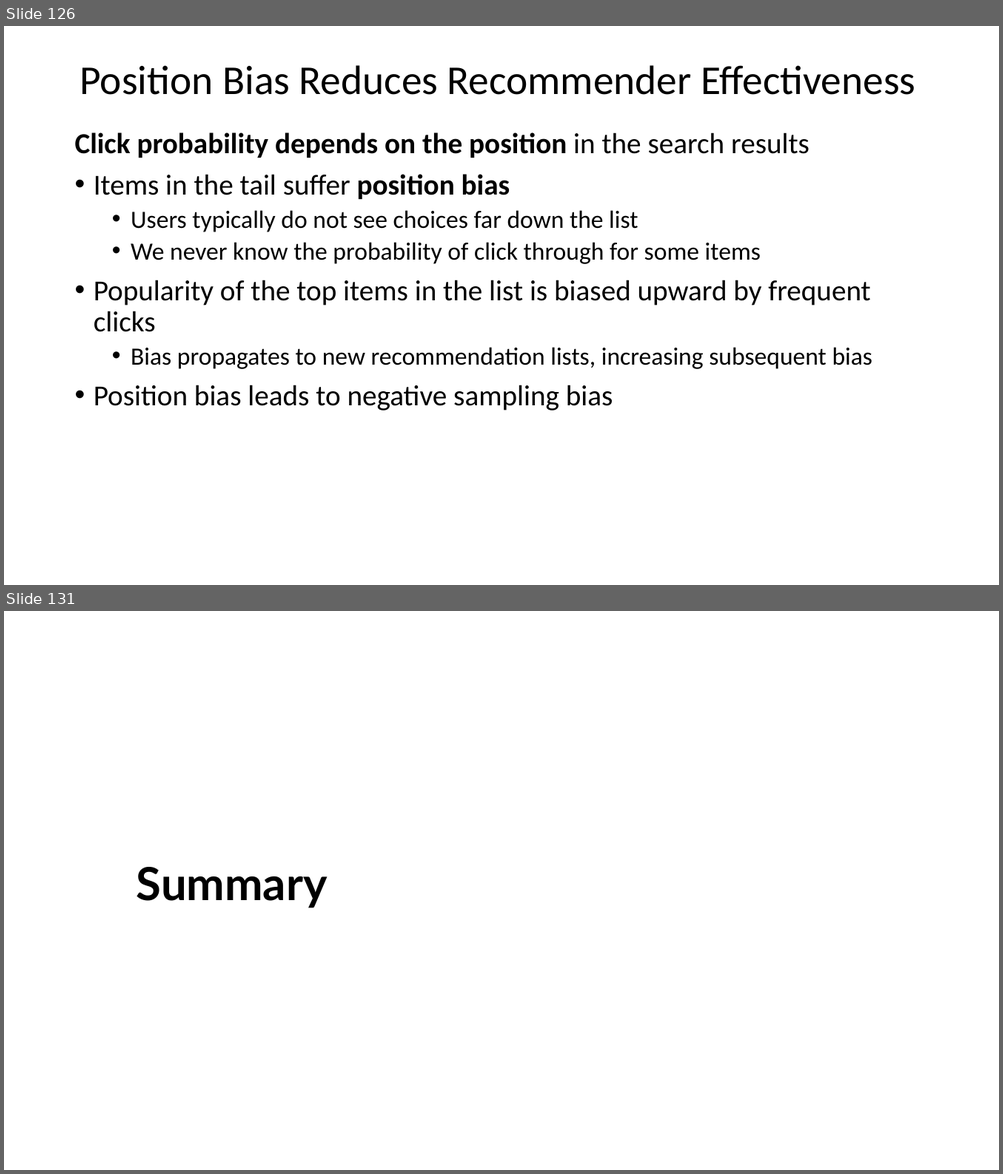
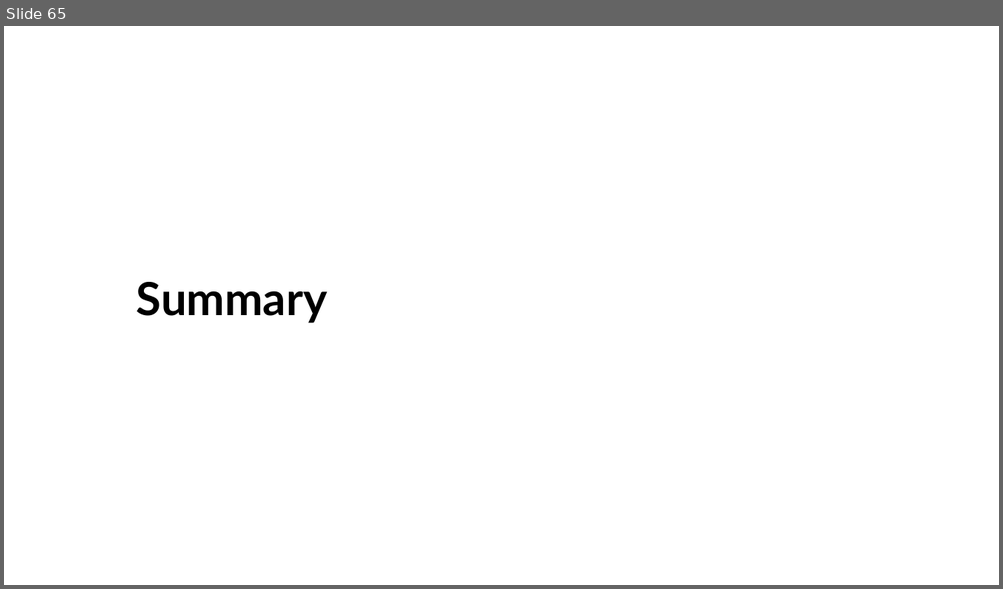
Before and after one commit to StephenElston/CSCI-E-108, a slide deck: slides/11_RecommenderSystems_Part1.pptx. Shown one above the other, each under a label of ours: slides 126 and 131 before the commit, slide 65 after it; the slides between them are not shown. The pictures are 1003x1174 and 1003x589 pixels, drawn with LibreOffice and Linux fonts; fonts in the diff are those of the drawing. Boxes give left, top, right and bottom in pixels: in the first picture for what was removed or moved away, otherwise in the second. Text is boxed around its words. In the diff, an @@ line names an element or a change of style, - is before the commit and + after.

```diff
--- a/slides/11_RecommenderSystems_Part1.pptx
+++ b/slides/11_RecommenderSystems_Part1.pptx
@@ slide 126 removed at box(4, 26, 999, 585), background #FFFFFF @@
@@ title removed at box(79, 65, 915, 95) @@
-Position Bias Reduces Recommender Effectiveness
@@ text removed at box(75, 133, 873, 411) @@
-Click probability depends on the position in the search results
-• Items in the tail suffer position bias
-  • Users typically do not see choices far down the list
-  • We never know the probability of click through for some items
-• Popularity of the top items in the list is biased upward by frequent clicks
-  • Bias propagates to new recommendation lists, increasing subsequent bias
-• Position bias leads to negative sampling bias
@@ what was slide 131 is now slide 65 @@
```
Also in this commit, not shown: 65 other slides removed.
